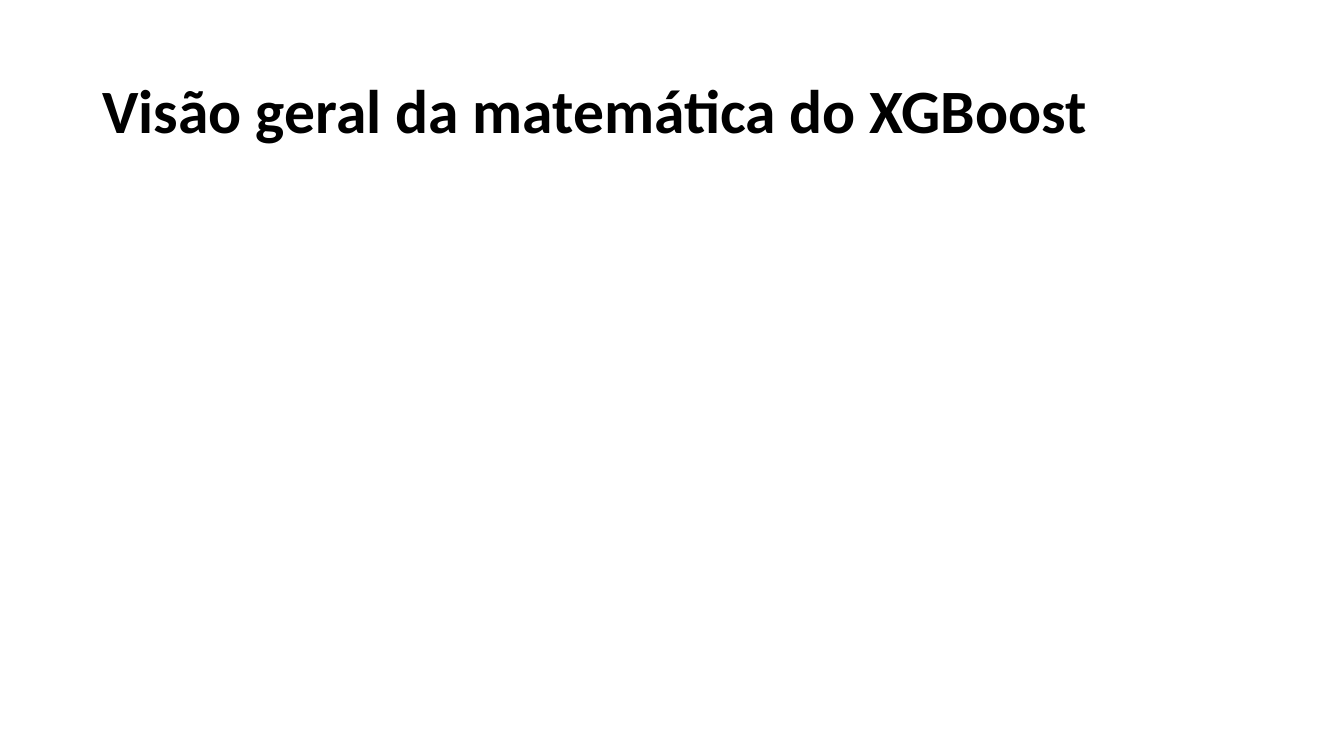
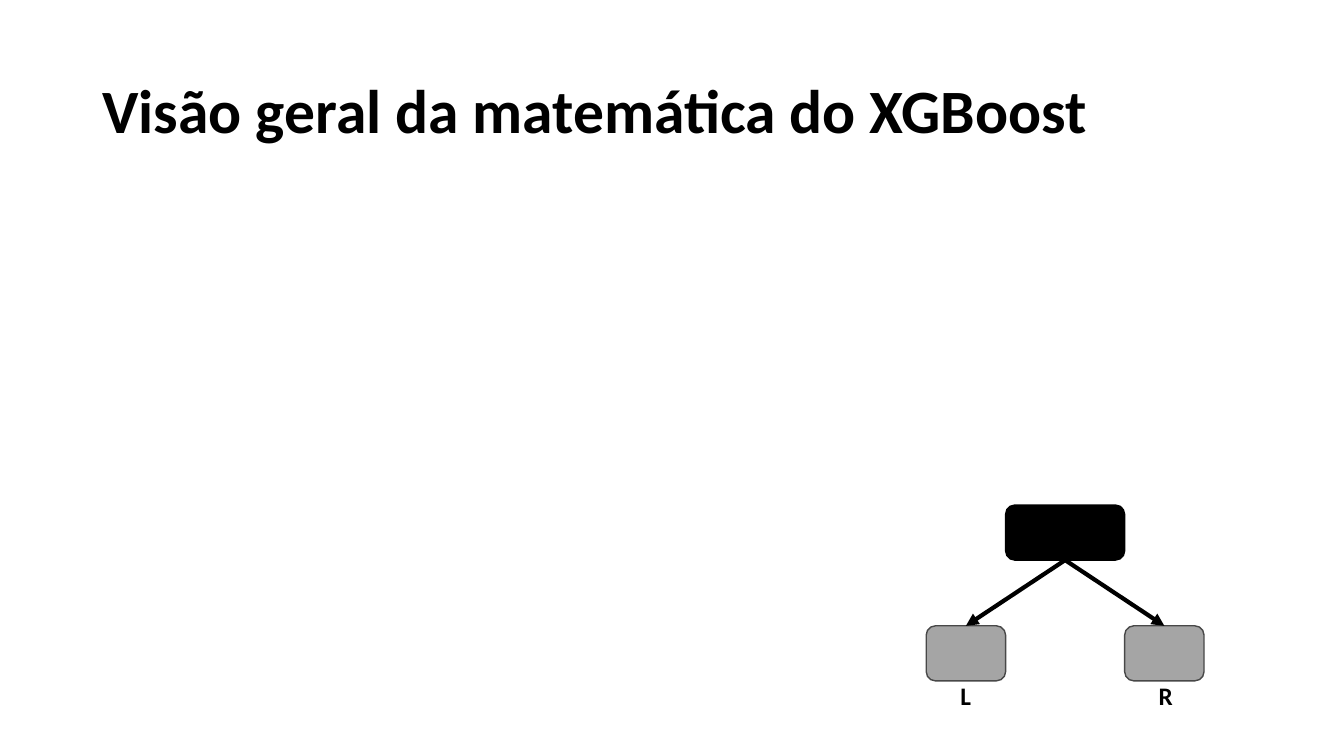
Before and after one commit to alessandradomi/TP558, a slide deck: slide 12 of seminario_XGBoost/TP558_Seminario_XGBoost_Alessandra.pptx. Drawn at 1344x756 pixels with LibreOffice and Linux fonts; fonts in the diff are those of the drawing; grey boxes stand for pictures. Boxes give left, top, right and bottom in pixels: in the first picture for what was removed or moved away, otherwise in the second. Text is boxed around its words. In the diff, an @@ line names an element or a change of style, - is before the commit and + after.

```diff
--- a/seminario_XGBoost/TP558_Seminario_XGBoost_Alessandra.pptx
+++ b/seminario_XGBoost/TP558_Seminario_XGBoost_Alessandra.pptx
@@ group added at (x1=927, y1=505, x2=1205, y2=682): 3 rounded rectangles, 2 arrows @@
@@ text added at (x1=960, y1=688, x2=971, y2=705), 18 pt, text #000000, bold @@
+L
@@ text added at (x1=1159, y1=688, x2=1173, y2=705), 18 pt, text #000000, bold @@
+R
```
Also in this commit, not shown: 8 other slides changed, 5 slides added, 1 other file.
